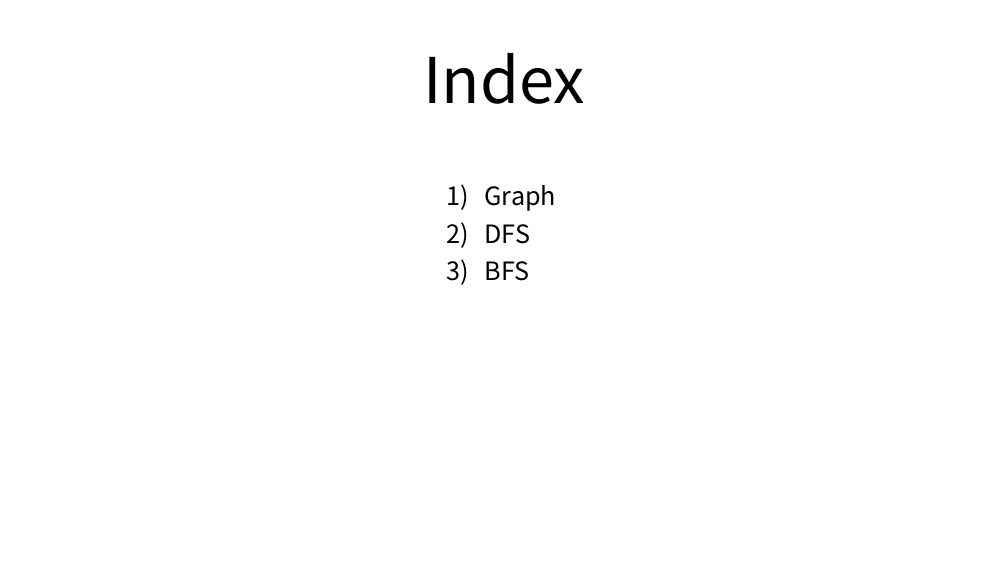
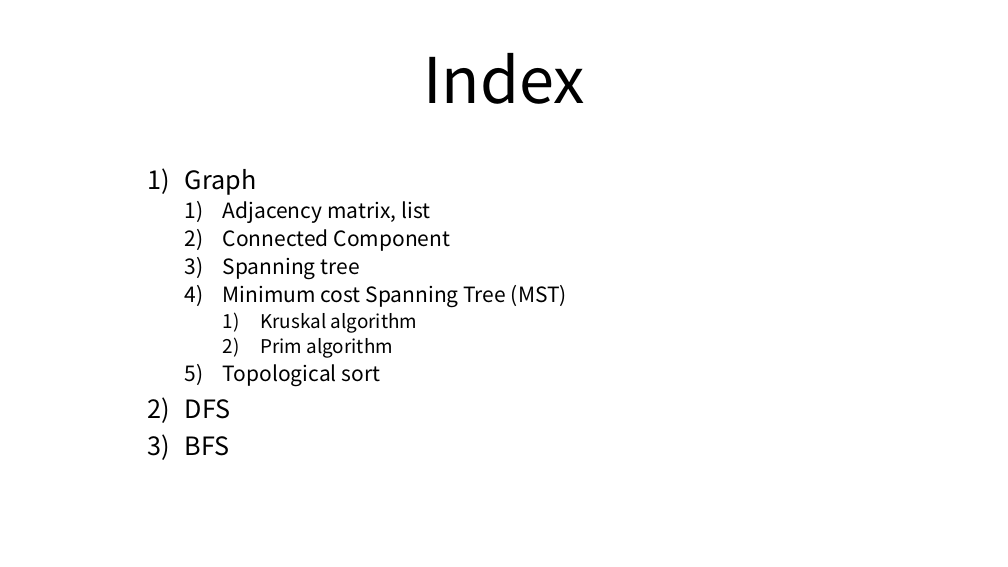
Before and after one commit to 2018007956/Coding-Test-Study, a slide deck: slide 2 of week5/graph&DFS,BFS.pptx. Drawn at 1008x567 pixels with LibreOffice and Linux fonts; fonts in the diff are those of the drawing. Boxes give left, top, right and bottom in pixels: in the first picture for what was removed or moved away, otherwise in the second. Text is boxed around its words. In the diff, an @@ line names an element or a change of style, - is before the commit and + after.

```diff
--- a/week5/graph&DFS,BFS.pptx
+++ b/week5/graph&DFS,BFS.pptx
@@ subtitle "Graph": place and size @@
-subtitle "Graph" at (485, 185, 557, 281)
+subtitle "Graph" at (185, 169, 567, 456)
@@ subtitle at (223, 201, 567, 386): paragraphs added @@
+  1) Adjacency matrix, list
+  2) Connected Component
+  3) Spanning tree
+  4) Minimum cost Spanning Tree (MST)
+    1) Kruskal algorithm
+    2) Prim algorithm
+  5) Topological sort
```
Also in this commit, not shown: 3 other slides changed, 6 slides added, 5 other files.
